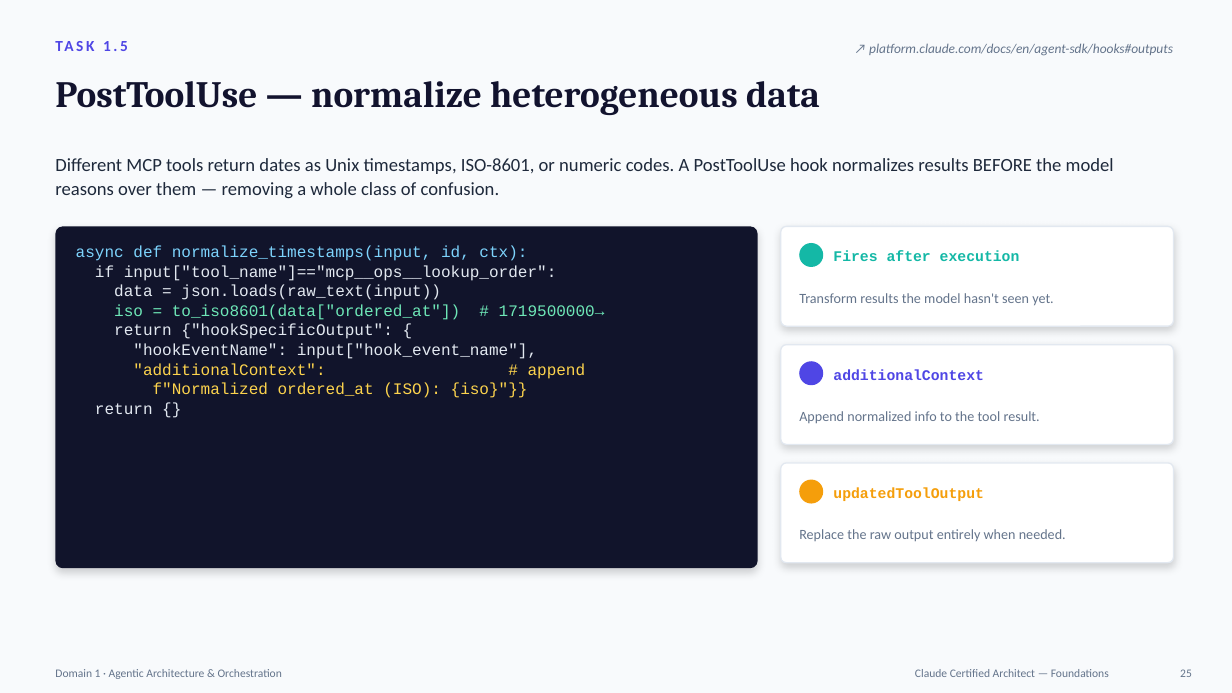
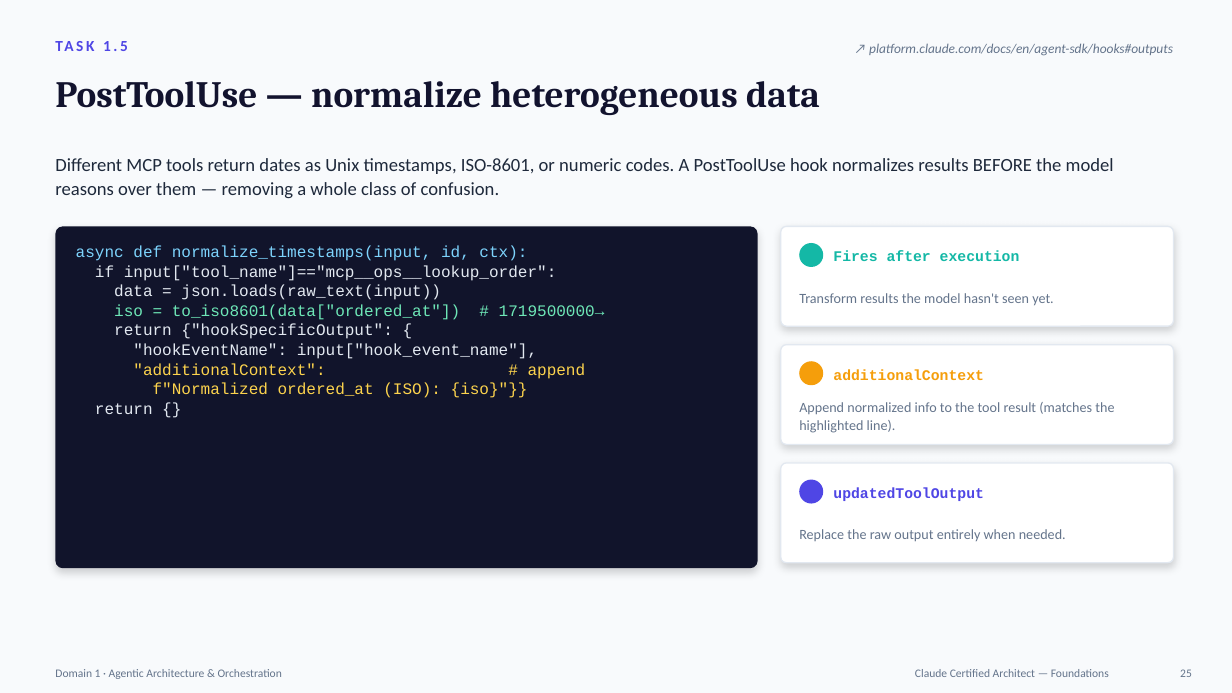
Before and after one commit to vemannem/AppliedAgenticAI, a slide deck: slide 25 of claude-certified-architect/Topic1_Agentic_Apps_Agent_SDK/Agentic_Apps_Claude_Agent_SDK.pptx. Drawn at 1232x693 pixels with LibreOffice and Linux fonts; fonts in the diff are those of the drawing. Boxes give left, top, right and bottom in pixels: in the first picture for what was removed or moved away, otherwise in the second. Text is boxed around its words. In the diff, an @@ line names an element or a change of style, - is before the commit and + after.

```diff
--- a/claude-certified-architect/Topic1_Agentic_Apps_Agent_SDK/Agentic_Apps_Claude_Agent_SDK.pptx
+++ b/claude-certified-architect/Topic1_Agentic_Apps_Agent_SDK/Agentic_Apps_Claude_Agent_SDK.pptx
@@ text "additionalContext" at box(833, 369, 984, 380): text colour #4F46E5 to #F59E0B @@
@@ ellipse at box(799, 361, 823, 385): fill #4F46E5 to #F59E0B @@
@@ text at box(799, 402, 1114, 433): text changed @@
-Append normalized info to the tool result.
+Append normalized info to the tool result (matches the highlighted line).
@@ text "updatedToolOutput" at box(833, 487, 984, 501): text colour #F59E0B to #4F46E5 @@
@@ ellipse at box(799, 480, 823, 504): fill #F59E0B to #4F46E5 @@
```
Also in this commit, not shown: 3 other slides changed, 1 other file.
